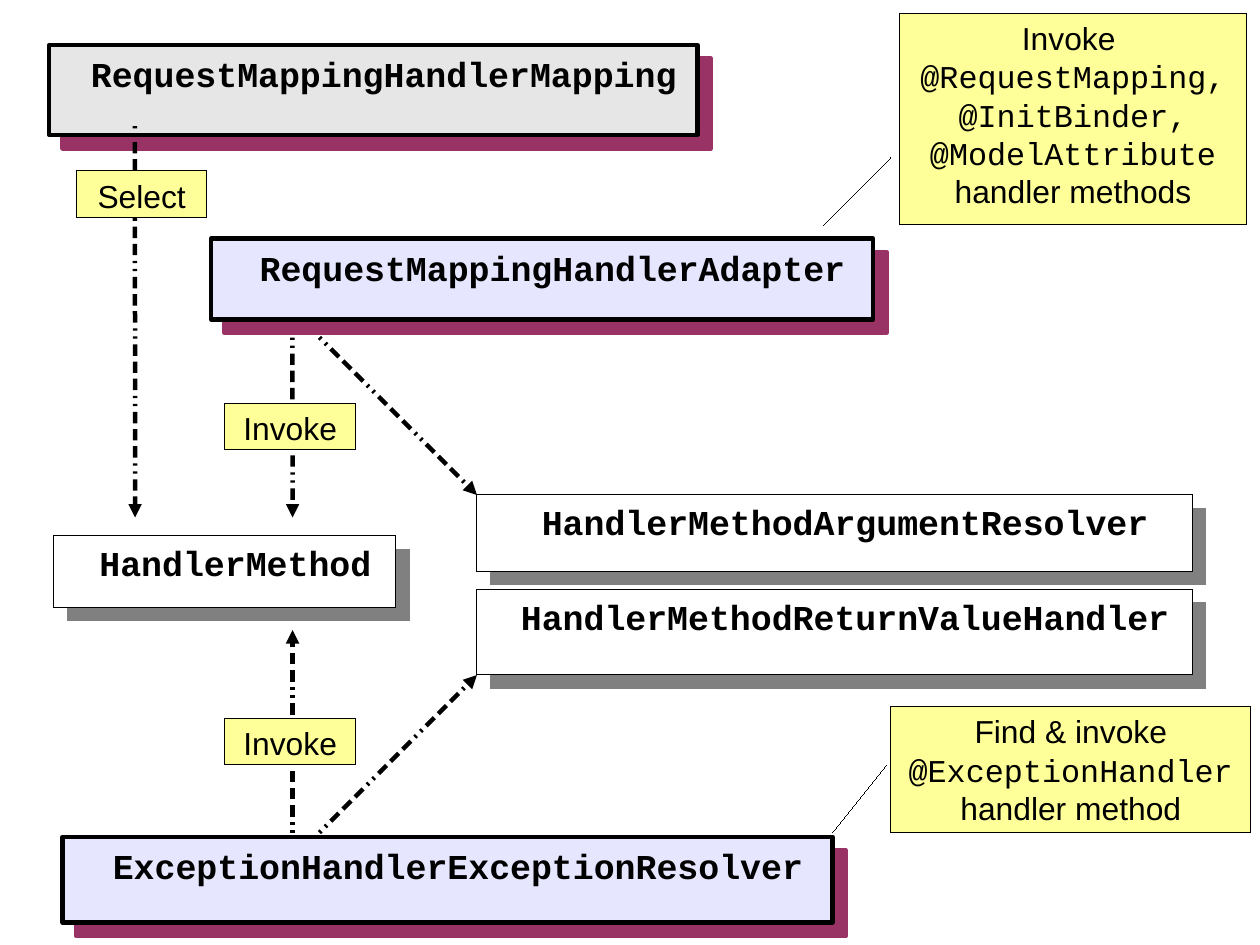
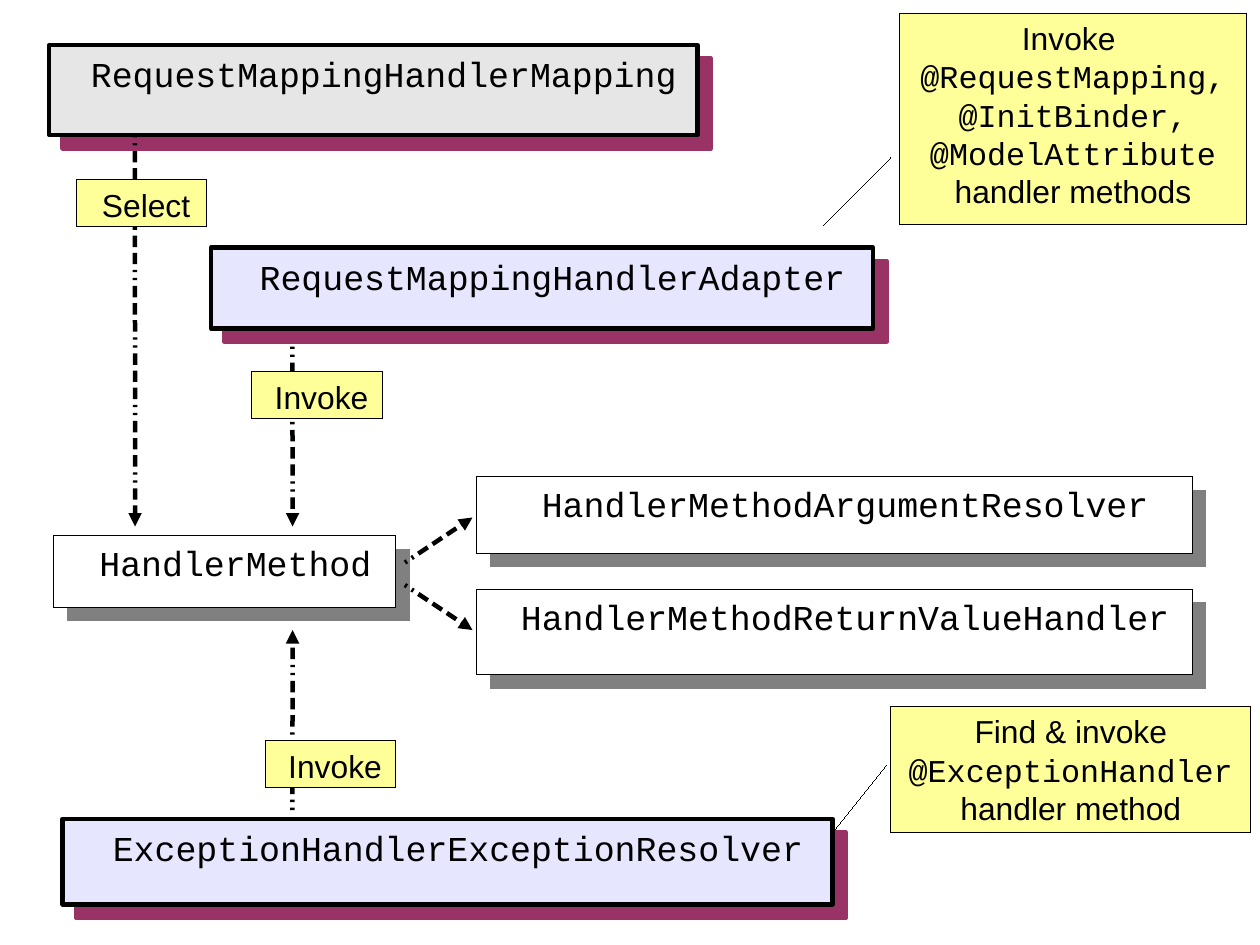
Before and after one commit to rstoyanchev/spring-mvc-31-update, a slide deck: slide 1 of png-source.odp. Drawn at 1260x945 pixels with LibreOffice and Linux fonts; fonts in the diff are those of the drawing. Boxes give left, top, right and bottom in pixels: in the first picture for what was removed or moved away, otherwise in the second. Text is boxed around its words. In the diff, an @@ line names an element or a change of style, - is before the commit and + after.

```diff
--- a/png-source.odp
+++ b/png-source.odp
@@ 2 rectangles, 2 arrows: place and size @@
-2 rectangles, 2 arrows at [77,126,874,518]
+2 rectangles, 2 arrows at [77,135,874,527]
@@ rectangle "Invoke": place and size @@
-rectangle "Invoke" at [225,404,356,450]
+rectangle "Invoke" at [252,372,382,418]
@@ bold off in 6 elements at [49,45,697,135], [54,536,396,608], [477,590,1193,676], [212,248,874,329], [63,820,832,906], [477,477,1193,553] @@
@@ rectangle "HandlerMethodArgumentResolver": place and size @@
-rectangle "HandlerMethodArgumentResolver" at [477,495,1193,572]
+rectangle "HandlerMethodArgumentResolver" at [477,477,1193,553]
@@ arrow moved from (320, 337) - (477, 495) to (405, 563) - (472, 518) @@
@@ arrow moved from (320, 832) - (477, 676) to (405, 585) - (472, 630) @@
@@ arrow moved from (293, 832) - (293, 630) to (293, 811) - (293, 630) @@
@@ rectangle "Invoke": place and size @@
-rectangle "Invoke" at [225,718,356,765]
+rectangle "Invoke" at [265,741,396,788]
@@ rectangle "ExceptionHandlerExceptionResolver": place and size @@
-rectangle "ExceptionHandlerExceptionResolver" at [63,837,832,923]
+rectangle "ExceptionHandlerExceptionResolver" at [63,820,832,906]
```
Also in this commit, not shown: 10 other files.
